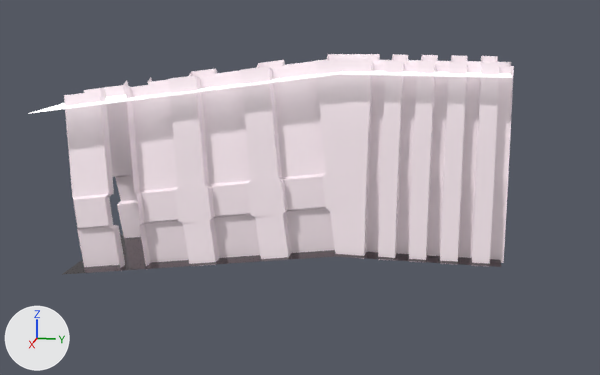
A saved change to the glTF model static/meshes/rooms/room_03.glb.
Both versions are drawn from a 50 mm lens placed at (205.9, 20.5, 62.5), pointed at (1.1, -20.5, 11.3). The axes (+X, +Y, +Z) are drawn at lower left. The lights are the same throughout. Where no turn or scale is listed for an object, it has been applied to the vertices. Vertices at the same position are counted once.
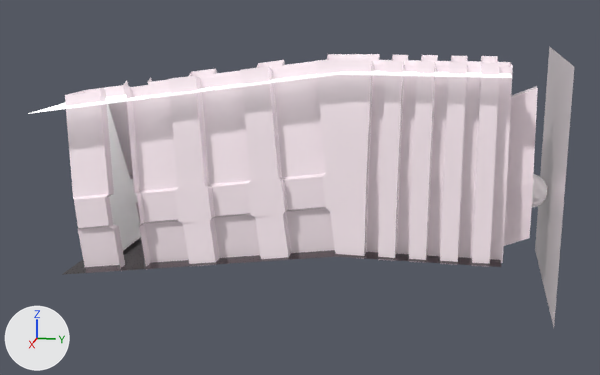
The newer file is also turned or shifted as a whole; pictures and numbers use the older file's frame.

Edits to the bpy script that builds the scene:
```text
Add mat_transparent:
    mat_transparent = principled_material('Transparent')
    mat_transparent.base_color = (1.0, 1.0, 1.0)  # white #ffffff
    mat_transparent.metallic = 1.0
    mat_transparent.roughness = 1.0
Change me_cube:
    used by ob_cube; location = (0.0, 0.0, 0.0)
    remove me_cube.from_pydata(...)  # 572 vertices, 892 faces; spans x -16.5..16.5, y -82.2..31.0, z -10.9..44.9
    add me_cube.from_pydata(...)  # 560 vertices, 894 faces; spans x -16.5..16.5, y -82.0..37.0, z -10.9..44.9
    me_cube part 1
    8 vertices are removed from x -13.3..13.3, y 31.0, z -1.7..43.8
    12 faces are deleted
    8 vertices are added at x -7.8..7.8, y 30.8, z 0.7..36.0
    8 new vertices lie (0.0, 6.2, 2.5) away from vertices in x -7.8..7.8, y 30.8, z 0.7..36.0
    32 new faces join them
    me_cube part 2
    27 vertices are removed from x -14.0..14.0, y -82.2..-67.9, z -10.9..34.2
    52 faces are deleted
    4 vertices move from x -13.9..13.9, y -78.4..-76.5, z 0.9..8.5 to x -13.8..13.8, y -78.4..-76.6, z 0.8..8.5
    7 vertices are added at x -13.1..13.1, y -82.0..-67.9, z 0.1..34.1
    34 new faces join them
Add me_sphere_001:
    me_sphere_001.from_pydata(...)  # a UV sphere (32 segments, 16 rings, poles along z) spanning x -4.25..4.25, y -4.25..4.25, z -4.25..4.25
    me_sphere_001.materials.append(mat_transparent)  # white #ffffff
Add me_cube_001:
    me_cube_001.from_pydata(...)  # 24 vertices, 44 faces; spans x -12.3..12.3, y -77.8..-69.5, z -8.9..31.4
    me_cube_001.materials.append(mat_transparent)  # white #ffffff
Add me_plane_002:
    me_plane_002.from_pydata([(-28.6, 0.0, 28.6), (-28.6, 0.0, -28.6), (28.6, 0.0, -28.6), (28.6, 0.0, 28.6)], [], [(0, 1, 2), (0, 2, 3)])
    me_plane_002.materials.append(mat_walls)  # white #fff0f7
Add ob_linkb:
    ob_linkb = bpy.data.objects.new('LinkB', me_sphere_001)
    ob_linkb.location = (0.0, 36.8, 13.0)
Add ob_linka:
    ob_linka = bpy.data.objects.new('LinkA', me_cube_001)
    ob_linka.location = (0.0, 0.0, 0.0)
Add ob_wall:
    ob_wall = bpy.data.objects.new('Wall', me_plane_002)
    ob_wall.location = (0.0, 41.7, 17.5)
```

Pixel boxes (x1, y1, x2, y2) of what changed, in the pictures (600 x 375 px):
'Cube', reshaped
    before: (64, 54, 514, 268)
    after: (65, 54, 538, 270)
'Wall', added
    after: (535, 46, 574, 327)
'LinkA', added
    after: (107, 104, 141, 250)
'LinkB', added
    after: (532, 174, 547, 208)
part 1 of me_cube, built on
    before: (503, 63, 514, 263)
    after: (504, 63, 538, 246)
part 2 of me_cube, cut back
    before: (64, 91, 141, 267)
    after: (65, 90, 141, 267)
